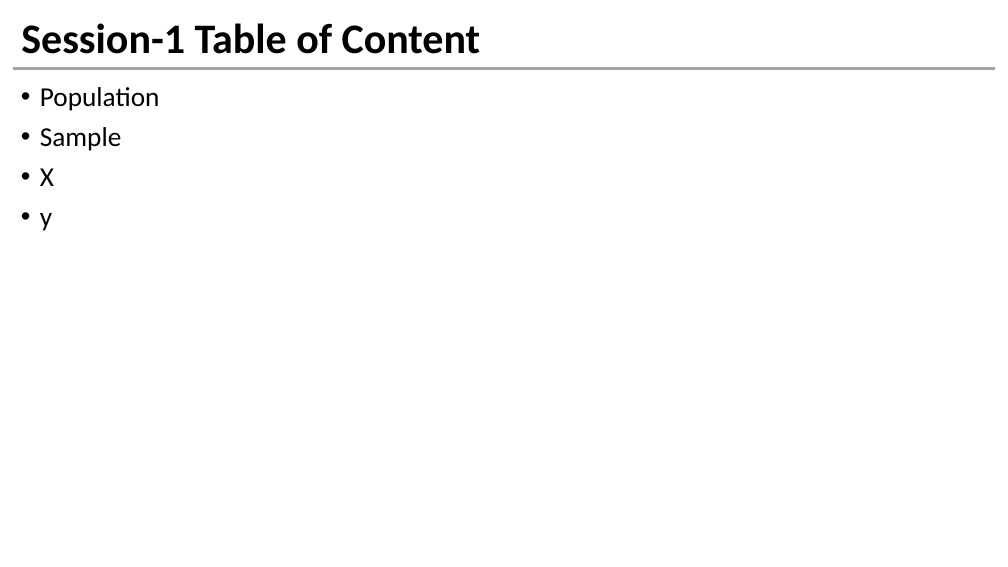
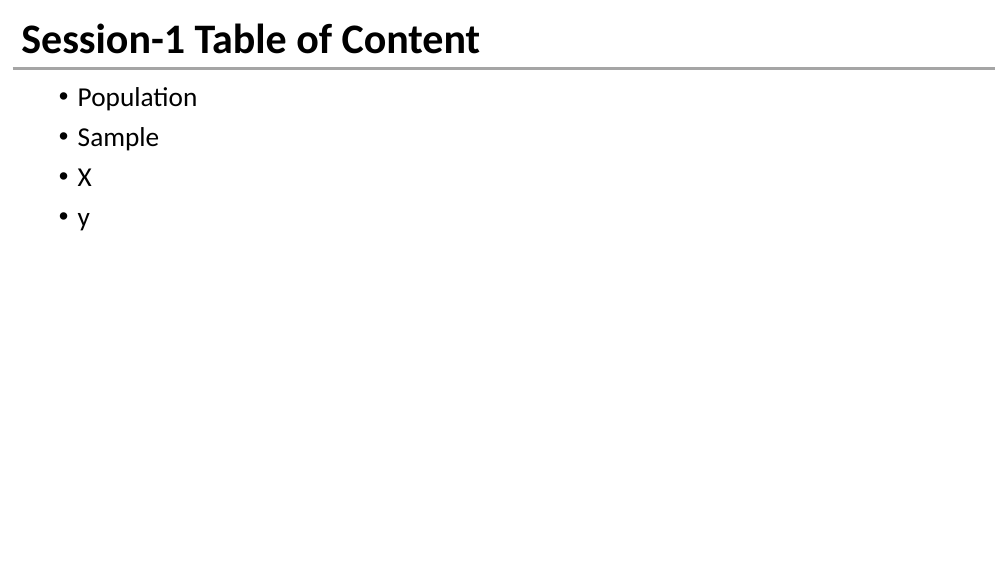
Before and after one commit to jaynal83/sphr, a slide deck: slide 2 of Template.pptx. Drawn at 1008x567 pixels with LibreOffice and Linux fonts; fonts in the diff are those of the drawing. Boxes give left, top, right and bottom in pixels: in the first picture for what was removed or moved away, otherwise in the second. Text is boxed around its words. In the diff, an @@ line names an element or a change of style, - is before the commit and + after.

```diff
--- a/Template.pptx
+++ b/Template.pptx
@@ text "Population": place and size @@
-text "Population" at [40,87,160,231]
+text "Population" at [78,87,198,231]
```
Also in this commit, not shown: 1 other slide changed.
